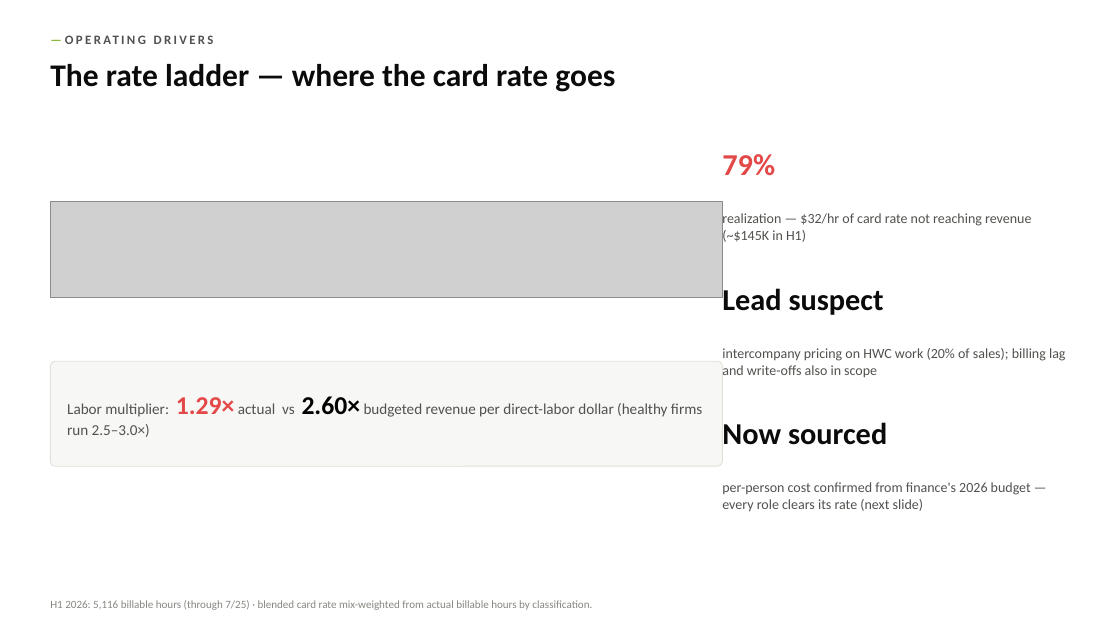
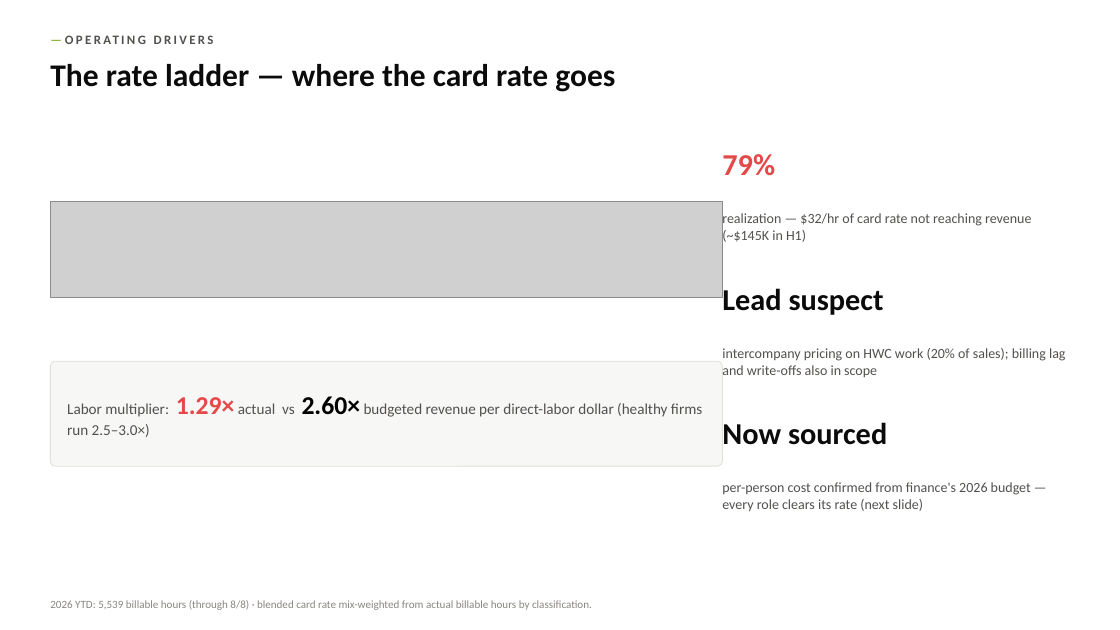
Before and after one commit to codlingjim-debug/CVR---Financial, a slide deck: slide 6 of reports/CVR_Deck_Jun2026.pptx. Drawn at 1120x630 pixels with LibreOffice and Linux fonts; fonts in the diff are those of the drawing; grey boxes stand for pictures. Boxes give left, top, right and bottom in pixels: in the first picture for what was removed or moved away, otherwise in the second. Text is boxed around its words. In the diff, an @@ line names an element or a change of style, - is before the commit and + after.

```diff
--- a/reports/CVR_Deck_Jun2026.pptx
+++ b/reports/CVR_Deck_Jun2026.pptx
@@ text at box(50, 600, 592, 610): text changed @@
-H1 2026: 5,116 billable hours (through 7/25) · blended card rate mix-weighted from actual billable hours by classification.
+2026 YTD: 5,539 billable hours (through 8/8) · blended card rate mix-weighted from actual billable hours by classification.
```
Also in this commit, not shown: 8 other slides changed, 1 slide added, 7 other files.
